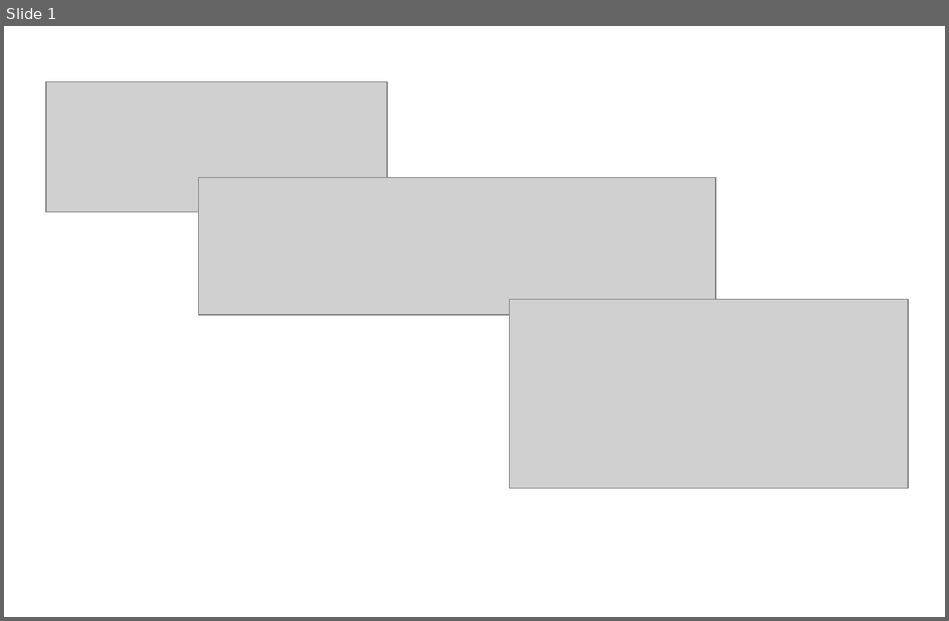
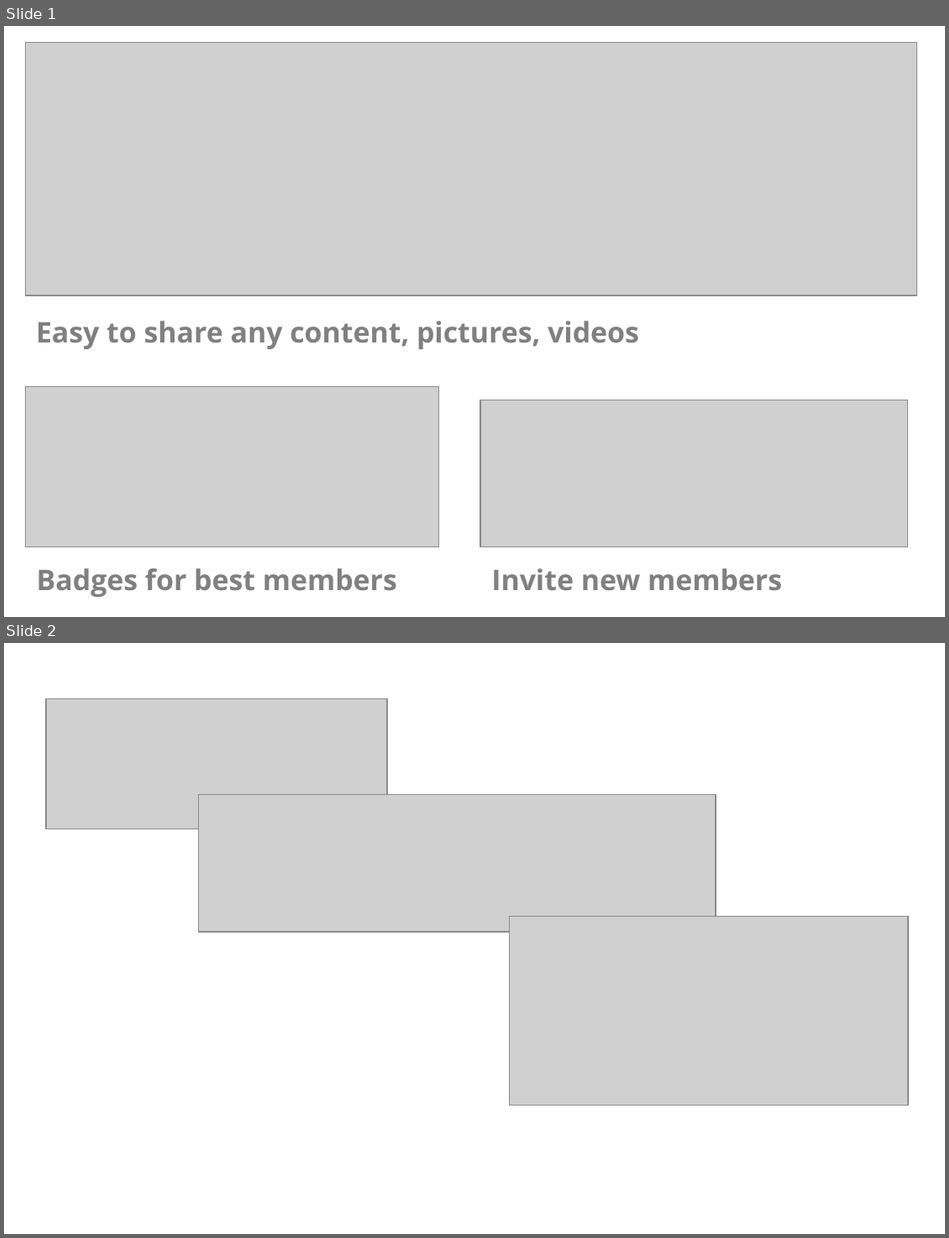
Before and after one commit to dennisd1/site, a slide deck: assets/mainscreen.pptx. Shown one above the other, each under a label of ours: slide 1 before the commit, slides 1 and 2 after it. The pictures are 949x621 and 949x1238 pixels, drawn with LibreOffice and Linux fonts; fonts in the diff are those of the drawing; grey boxes stand for pictures. Boxes give left, top, right and bottom in pixels: in the first picture for what was removed or moved away, otherwise in the second. Text is boxed around its words. In the diff, an @@ line names an element or a change of style, - is before the commit and + after.

```diff
--- a/assets/mainscreen.pptx
+++ b/assets/mainscreen.pptx
@@ slide 1 added at (x1=4, y1=26, x2=945, y2=617), background #FFFFFF @@
@@ picture added at (x1=26, y1=42, x2=916, y2=296) @@
@@ text added at (x1=36, y1=321, x2=639, y2=349), 18 pt, text #808080, bold @@
+Easy to share any content, pictures, videos
@@ picture added at (x1=26, y1=386, x2=438, y2=547) @@
@@ picture added at (x1=480, y1=401, x2=909, y2=547) @@
@@ text added at (x1=37, y1=569, x2=397, y2=597), 18 pt, text #808080, bold @@
+Badges for best members
@@ text added at (x1=491, y1=569, x2=782, y2=590), 18 pt, text #808080, bold @@
+Invite new members
@@ what was slide 1 is now slide 2 @@
```
Also in this commit, not shown: 2 other files.
